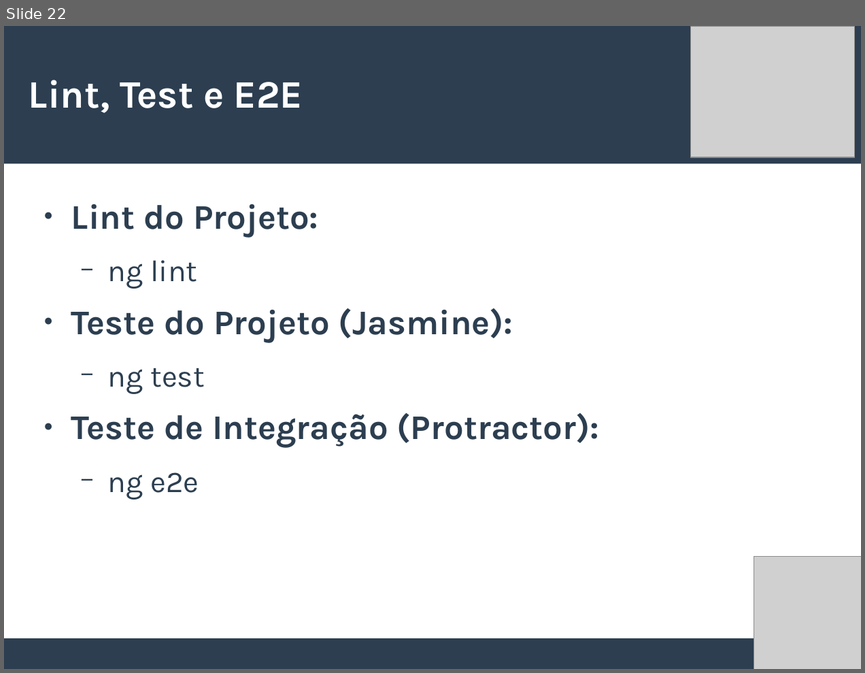
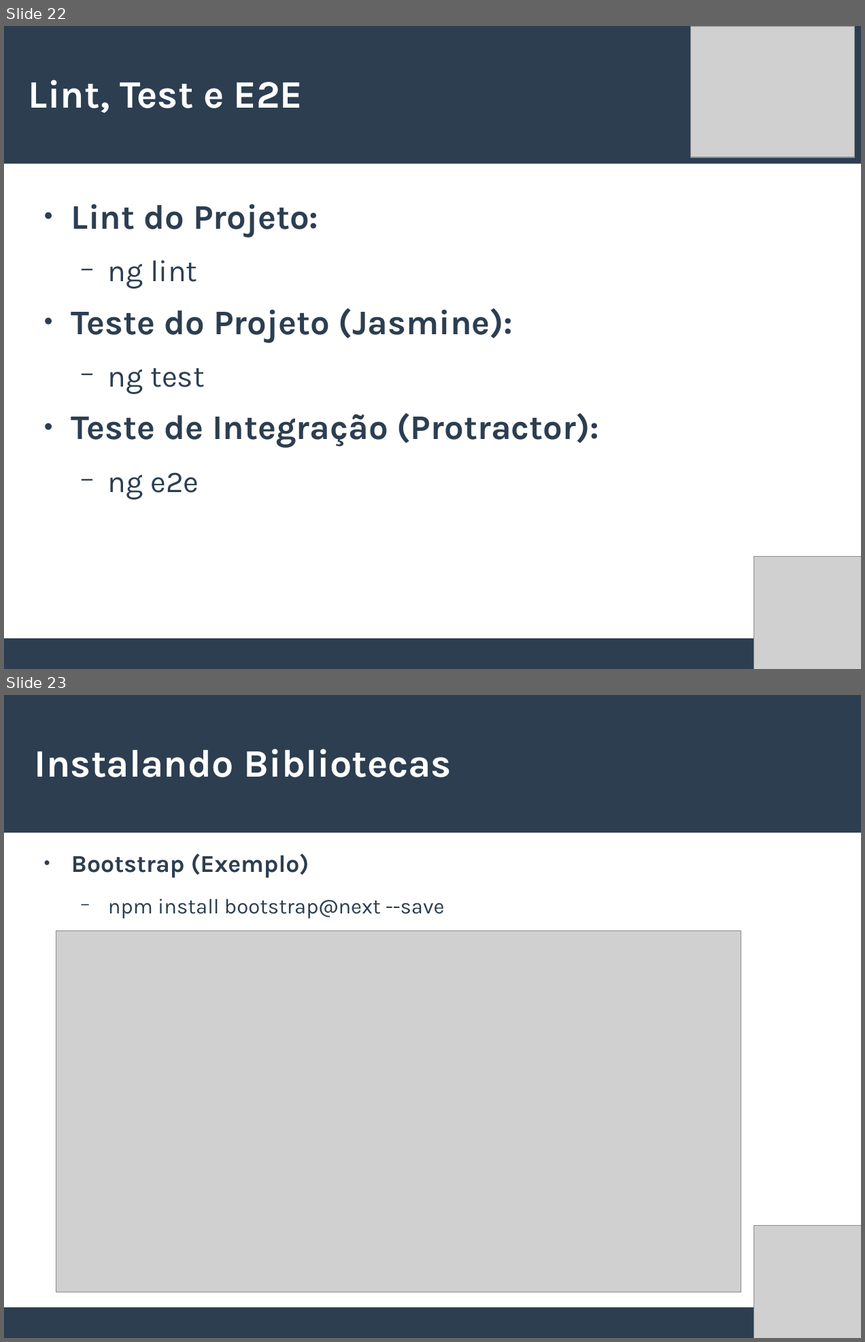
Before and after one commit to willianmarquesfreire/AulasAngular2, a slide deck: Slides.odp. Shown one above the other, each under a label of ours: slide 22 before the commit, slides 22 and 23 after it. The pictures are 865x673 and 865x1342 pixels, drawn with LibreOffice and Linux fonts; fonts in the diff are those of the drawing; grey boxes stand for pictures. Boxes give left, top, right and bottom in pixels: in the first picture for what was removed or moved away, otherwise in the second. Text is boxed around its words. In the diff, an @@ line names an element or a change of style, - is before the commit and + after.

```diff
--- a/Slides.odp
+++ b/Slides.odp
@@ slide 23 added at [4,695,861,1338], background #FFFFFF; not listed: 2 template elements that a slide beside it also shows @@
@@ title added at [35,749,451,777], 36 pt, text #FFFFFF, bold @@
+Instalando Bibliotecas
@@ text added at [71,853,444,919], 19.6 pt, text #2C3E50 @@
+● Bootstrap (Exemplo)
+  − npm install bootstrap@next --save
@@ picture added at [56,930,741,1292] @@
@@ picture added at [754,1225,861,1338] @@
```
Also in this commit, not shown: 2 other slides added, 2 slides removed, 2 other files.
